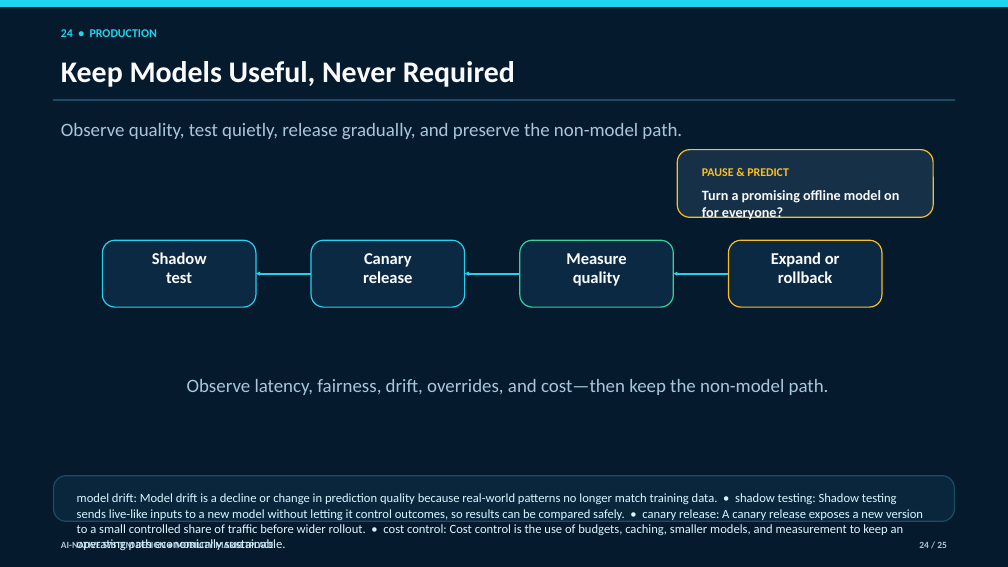
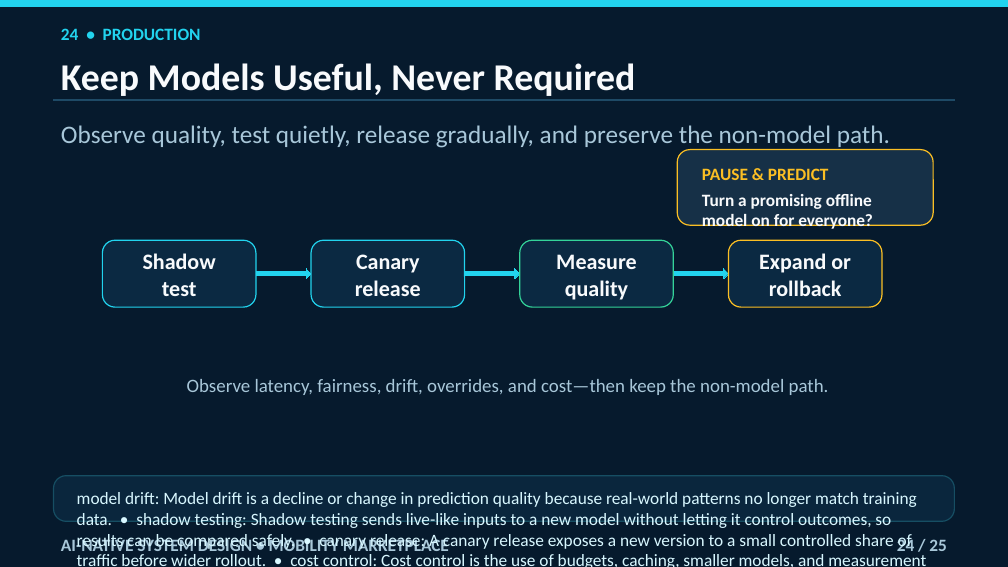
Before and after one commit to navaidya/learning, a slide deck: slide 24 of video/system-design/ai-native-mobility-marketplace/ai-native-mobility-marketplace.pptx. Drawn at 1008x567 pixels with LibreOffice and Linux fonts; fonts in the diff are those of the drawing. Boxes give left, top, right and bottom in pixels: in the first picture for what was removed or moved away, otherwise in the second. Text is boxed around its words. In the diff, an @@ line names an element or a change of style, - is before the commit and + after.

Commit message:
Fix mobility lesson deck review findings

```diff
--- a/video/system-design/ai-native-mobility-marketplace/ai-native-mobility-marketplace.pptx
+++ b/video/system-design/ai-native-mobility-marketplace/ai-native-mobility-marketplace.pptx
@@ text "24 • PRODUCTION" at [61,28,201,40]: size 11.2 to 16.5 pt @@
@@ text "Keep Models Useful, Never Required" at [61,63,636,96]: size 28.5 to 36 pt @@
@@ text "Observe quality, test quietly, release ..." at [61,125,890,148]: size 18 to 24 pt @@
@@ rounded rectangle: place and size @@
-rounded rectangle at [678,150,934,218]
+rounded rectangle at [678,150,934,225]
@@ rounded rectangle at [678,150,934,225]: proportions changed @@
@@ text "PAUSE & PREDICT" at [702,168,829,180]: size 11.2 to 16.5 pt @@
@@ text "Turn a promising offline model ..." at [702,194,873,229]: size 13.5 to 16.5 pt @@
@@ right arrow added at [256,269,312,278], fill #22D3EE, outline #22D3EE 0 pt @@
@@ right arrow added at [465,269,520,278], fill #22D3EE, outline #22D3EE 0 pt @@
@@ right arrow added at [674,269,729,278], fill #22D3EE, outline #22D3EE 0 pt @@
@@ size 15.8 to 21 pt in 4 elements at [102,240,256,308], [311,240,464,308], [520,240,674,308], [729,240,882,308] @@
@@ arrow removed from (311, 274) to (256, 274) @@
@@ arrow removed from (520, 274) to (465, 274) @@
@@ arrow removed from (729, 274) to (674, 274) @@
@@ text "model drift: Model drift is ..." at [77,492,926,567]: size 12 to 16.5 pt @@
@@ text "AI-NATIVE SYSTEM DESIGN • MOBILITY ..." at [61,537,449,556]: size 9 to 16.5 pt @@
@@ text "24 / 25": place and size @@
-text "24 / 25" at [919,542,947,548]
+text "24 / 25" at [897,537,947,551]
@@ text "24 / 25" at [897,537,947,551]: size 9 to 16.5 pt @@
```
Also in this commit, not shown: 24 other slides changed, 1 other file.
